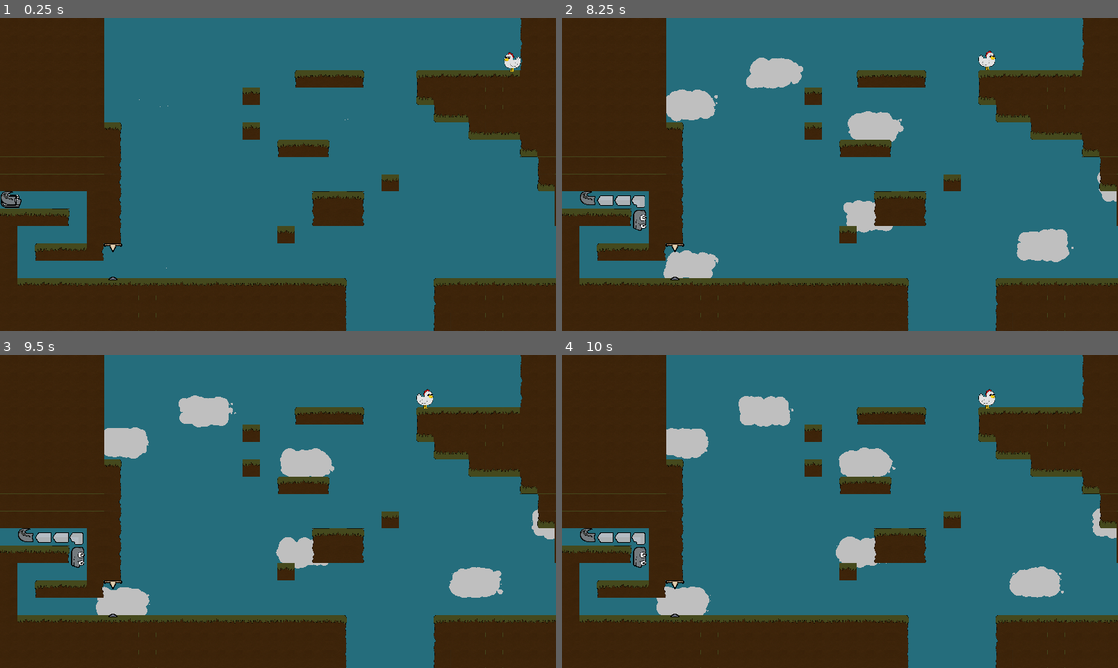
Above: before the commit, frames 1-4 (two rows, left to right).
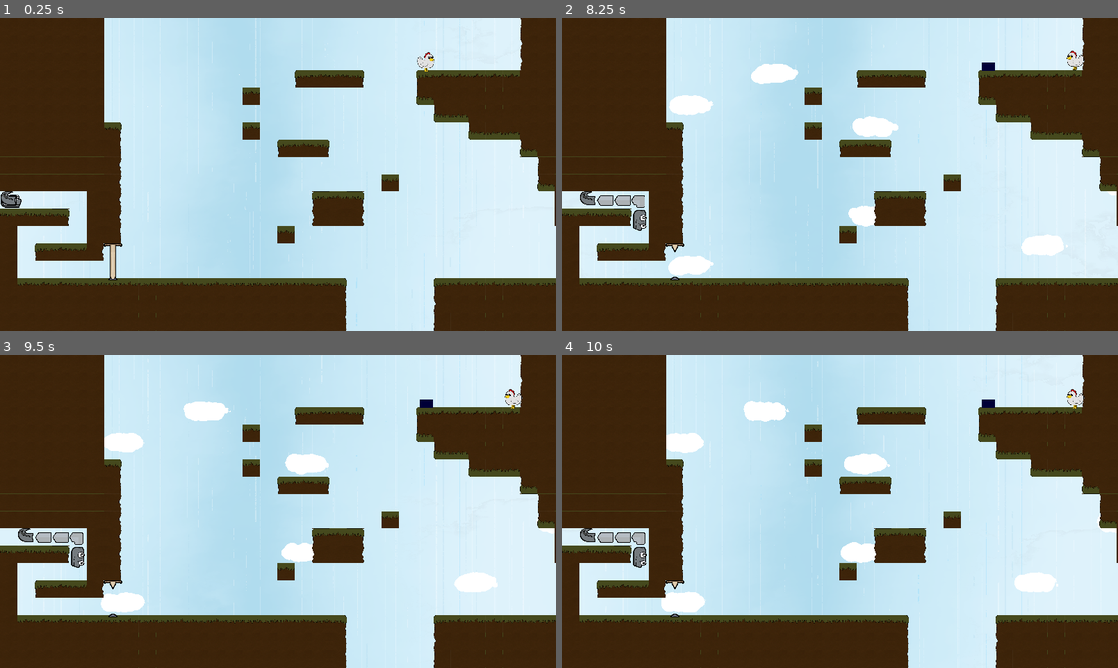
Above: after the commit, the same moments.

Repository: Someoneyeeting/GMTK
Game: Godot game, scene res://levels/test.tscn
Two runs of this game, one before a commit and one after it. Both use one fixed random seed, a clock stepped at 60 frames per second and the inputs below.
Inputs (mouse positions are in pixels of both pictures, inside the frame that each line leads up to):
- Up to frame 1 (0.25 s): no input
- Up to frame 2 (8.25 s): tap Enter at 0.5 s; move the mouse to (962, 158) at 0.52 s; hold D (right) 0.53-1.28 s; move the mouse to (728, 190) at 1.27 s; hold S (down) 1.28-2.03 s; move the mouse to (895, 105) at 2.02 s; hold D (right) 2.03-2.78 s; move the mouse to (812, 237) at 2.77 s; hold W (up) 2.78-3.53 s; move the mouse to (1006, 221) at 3.52 s; hold A (left) 3.53-5.03 s; move the mouse to (673, 127) at 4.27 s; move the mouse to (867, 174) at 5.02 s; hold S (down) 5.03-5.78 s; move the mouse to (756, 96) at 5.77 s; hold D (right) 5.78-6.53 s; move the mouse to (962, 158) at 6.52 s; hold W (up) 6.53-7.28 s; move the mouse to (728, 190) at 7.27 s; hold D (right) 7.28-8.03 s; move the mouse to (895, 105) at 8.02 s; hold S (down) from 8.03 s (still down)
- Up to frame 3 (9.5 s): move the mouse to (250, 574) at 8.77 s; release S (down) at 8.78 s; hold A (left) from 8.78 s (still down)
- Up to frame 4 (10 s): move the mouse to (1006, 558) at 9.52 s; release A (left) at 9.53 s; hold W (up) from 9.53 s (still down)

The runs differ from the first frame. In frame 1, 62% of the frame differs, in the area x 0-100%, y 0-100%; in frame 2, 62%; in frame 3, 62%; in frame 4, 62%.

Commit message:
aaaaaaaaaaaaaaaaaaaa

Diff:
--- /dev/null
+++ b/anotherwater.tres
@@ -0,0 +1,43 @@
+[gd_resource type="ShaderMaterial" load_steps=4 format=3 uid="uid://cwe8lvbbfyo63"]
+
+[sub_resource type="Shader" id="Shader_bqs68"]
+code = "shader_type canvas_item;
+
+
+uniform sampler2D noise : repeat_enable;
+
+void vertex() {
+	// Called for every vertex the material is visible on.
+}
+
+void fragment() {
+	float off = texture(noise,vec2(UV.x,UV.y - TIME / 5.0)).r;
+	off = texture(noise,vec2(UV.x + off * 5.0 * UV.y / 20.0,UV.y - TIME / 5.0)).r;
+	vec4 clr = texture(TEXTURE,UV + vec2(off / 10.0,-TIME));
+
+	if(off + 1.0 >= 1.45)
+		clr.rgb = (clr.rgb / length(clr.rgb)) * min(off + 1.0,length(clr.rgb));
+	COLOR = clr;
+}
+
+//void light() {
+	// Called for every pixel for every light affecting the CanvasItem.
+	// Uncomment to replace the default light processing function with this one.
+//}
+"
+
+[sub_resource type="FastNoiseLite" id="FastNoiseLite_eq1ld"]
+seed = 60
+frequency = 0.002
+fractal_octaves = 4
+fractal_lacunarity = 2.94
+fractal_gain = -0.555
+domain_warp_enabled = true
+
+[sub_resource type="NoiseTexture2D" id="NoiseTexture2D_q02iq"]
+seamless = true
+noise = SubResource("FastNoiseLite_eq1ld")
+
+[resource]
+shader = SubResource("Shader_bqs68")
+shader_parameter/noise = SubResource("NoiseTexture2D_q02iq")
--- /dev/null
+++ b/background.tscn
@@ -0,0 +1,23 @@
+[gd_scene load_steps=5 format=3 uid="uid://0eob1v8xpjxi"]
+
+[ext_resource type="Texture2D" uid="uid://cbgyqbur4dy43" path="res://assets/background/waterfall.png" id="1_6xcf2"]
+[ext_resource type="Material" uid="uid://cwe8lvbbfyo63" path="res://anotherwater.tres" id="1_ecedw"]
+[ext_resource type="Texture2D" uid="uid://dikydln4yko3l" path="res://assets/background/Untitled388_20240818134220.png" id="2_2wkwq"]
+[ext_resource type="Material" uid="uid://d4c0npenrnhd5" path="res://water.tres" id="2_ny5c7"]
+
+[node name="background" type="Node2D"]
+scale = Vector2(2, 2)
+
+[node name="Waterfall" type="Sprite2D" parent="."]
+texture_repeat = 2
+material = ExtResource("1_ecedw")
+texture = ExtResource("1_6xcf2")
+centered = false
+
+[node name="Untitled38820240818134220" type="Sprite2D" parent="."]
+texture_repeat = 2
+material = ExtResource("2_ny5c7")
+texture = ExtResource("2_2wkwq")
+centered = false
+region_enabled = true
+region_rect = Rect2(0, -26.47, 640, 360)
--- a/body_animation.gd
+++ b/body_animation.gd
@@ -46,6 +46,7 @@
 	if(isdead):
 		for i in body:
 			i.isdead = true
+		return
 
 	for i in body.size():
 		body[i].id = i
--- a/body_seg.gd
+++ b/body_seg.gd
@@ -101,15 +101,3 @@
 
 func _on_move_timeout() -> void:
 	currentpos = movetarget
-
-
-func _on_area_2d_area_entered(area: Area2D) -> void:
-	return
-	if(area.is_in_group("cut")):
-		get_parent().get_parent().parent.cut(id)
-	if(area.is_in_group("expand")):
-		if(ishead):
-			get_parent().get_parent().parent.extend()
-			area.get_parent().queue_free()
-		else:
-			print("squish")
--- a/button.gd
+++ b/button.gd
@@ -1,10 +1,31 @@
 extends Node2D
 
 
+@export var target : Node2D
+var pressed = false
+
 func _on_area_2d_body_entered(body: Node2D) -> void:
 	if(body.is_in_group("press")):
-		press()
+		if(not pressed):
+			press()
+			pressed = true
+
+
+func _physics_process(delta: float) -> void:
+	var flag = false
+	for i in $Area2D.get_overlapping_bodies():
+		i = i as Node2D
+		if(i.is_in_group("press")):
+			flag = true
+			break
+	if(not flag):
+		if(pressed):
+			target.deactivate()
+		pressed = false
+
+	$ColorRect.visible = not pressed
+
 
 
 func press():
-	return
+	target.activate()
--- a/button.tscn
+++ b/button.tscn
@@ -17,6 +17,8 @@
 
 [node name="Area2D" type="Area2D" parent="."]
 position = Vector2(0, 9)
+collision_layer = 3
+collision_mask = 3
 
 [node name="CollisionShape2D" type="CollisionShape2D" parent="Area2D"]
 position = Vector2(0, 3.5)
--- a/chicken.gd
+++ b/chicken.gd
@@ -48,8 +48,6 @@
 		#movetarget = currentpos
 		#velocity.x = 0
 		#dir *= -1
-	if(is_on_ceiling()):
-		print("squish")
 
 
 	yoff = lerp(yoff,abs(sin(Manger.timer.time_left / Manger.timer.wait_time * PI * 1)) * -10.0,0.4)
@@ -78,7 +76,7 @@
 		pass
 
 func _on_eaten_area_entered(area: Area2D) -> void:
-	if(area.is_in_group("tail")):
+	if(area.is_in_group("squish")):
 		if(area.get_parent().ishead):
 			area.get_parent().extend.emit()
 		var part = PART.instantiate()
--- a/chicken.tscn
+++ b/chicken.tscn
@@ -88,7 +88,7 @@
 "RESET": SubResource("Animation_200jg")
 }
 
-[node name="Chicken" type="CharacterBody2D" groups=["attention"]]
+[node name="Chicken" type="CharacterBody2D" groups=["attention", "expand", "press"]]
 scale = Vector2(0.8, 0.8)
 collision_layer = 2
 collision_mask = 3
--- a/clouds.tscn
+++ b/clouds.tscn
@@ -23,12 +23,12 @@
 scale_min = 0.0
 scale_max = 0.2
 scale_curve = SubResource("CurveTexture_2xi6o")
-color = Color(0.75118, 0.75118, 0.75118, 1)
 
 [node name="Node2D" type="Node2D"]
 
 [node name="parts" type="GPUParticles2D" parent="."]
 position = Vector2(4, -1)
+scale = Vector2(0.692897, 0.289263)
 amount = 808
 process_material = SubResource("ParticleProcessMaterial_dyixw")
 texture = ExtResource("1_kduui")
--- a/gate.gd
+++ b/gate.gd
@@ -2,4 +2,8 @@
 
 
 func activate():
-	$AnimationPlayer.play()
+	$AnimationPlayer.play("close")
+
+
+func deactivate():
+	$AnimationPlayer.play_backwards("close")
--- a/gate.tscn
+++ b/gate.tscn
@@ -6,6 +6,7 @@
 
 [sub_resource type="Animation" id="Animation_le654"]
 resource_name = "close"
+length = 0.254
 tracks/0/type = "value"
 tracks/0/imported = false
 tracks/0/enabled = true
@@ -13,7 +14,7 @@
 tracks/0/interp = 2
 tracks/0/loop_wrap = true
 tracks/0/keys = {
-"times": PackedFloat32Array(0, 0.1),
+"times": PackedFloat32Array(0, 0.0653606),
 "transitions": PackedFloat32Array(4.43828, 1),
 "update": 0,
 "values": [Rect2(80, 144.95, 40, 141.12), Rect2(80, 20, 40, 141.12)]
@@ -25,10 +26,22 @@
 tracks/1/interp = 1
 tracks/1/loop_wrap = true
 tracks/1/keys = {
-"times": PackedFloat32Array(0.0753916),
-"transitions": PackedFloat32Array(1),
+"times": PackedFloat32Array(0, 0.0713164),
+"transitions": PackedFloat32Array(1, 1),
 "update": 1,
-"values": [false]
+"values": [true, false]
+}
+tracks/2/type = "value"
+tracks/2/imported = false
+tracks/2/enabled = true
+tracks/2/path = NodePath("StaticBody2D/CollisionShape2D:disabled")
+tracks/2/interp = 1
+tracks/2/loop_wrap = true
+tracks/2/keys = {
+"times": PackedFloat32Array(0, 0.0957677),
+"transitions": PackedFloat32Array(1, 1),
+"update": 1,
+"values": [true, false]
 }
 
 [sub_resource type="Animation" id="Animation_sradm"]
@@ -67,6 +80,9 @@
 [sub_resource type="RectangleShape2D" id="RectangleShape2D_gu1mt"]
 size = Vector2(16, 20)
 
+[sub_resource type="RectangleShape2D" id="RectangleShape2D_cad51"]
+size = Vector2(18, 70)
+
 [node name="gate" type="Node2D"]
 script = ExtResource("1_fvxuu")
 
@@ -76,6 +92,7 @@
 texture = ExtResource("1_w4m5v")
 
 [node name="Gate" type="Sprite2D" parent="."]
+texture_repeat = 1
 position = Vector2(0, 3)
 scale = Vector2(0.519696, 0.519696)
 texture = ExtResource("2_whgg4")
@@ -87,9 +104,16 @@
 "": SubResource("AnimationLibrary_yisqr")
 }
 
-[node name="cut" type="Area2D" parent="."]
+[node name="cut" type="Area2D" parent="." groups=["cut"]]
 
 [node name="CollisionShape2D" type="CollisionShape2D" parent="cut"]
 position = Vector2(0, 25)
 shape = SubResource("RectangleShape2D_gu1mt")
 disabled = true
+
+[node name="StaticBody2D" type="StaticBody2D" parent="."]
+
+[node name="CollisionShape2D" type="CollisionShape2D" parent="StaticBody2D" groups=["cut"]]
+position = Vector2(0, 2)
+shape = SubResource("RectangleShape2D_cad51")
+disabled = true
--- a/head.gd
+++ b/head.gd
@@ -53,10 +53,10 @@
 		return
 	length = ind
 	if(delseg):
-		cols[ind].queue_free()
+		cols[ind].queue_free.call_deferred()
 		$BodyAnimation.body[ind].queue_free.call_deferred()
 	var body = BODY.instantiate()
-	for i in range(ind + int(delseg),cols.size()):
+	for i in range(ind + (1 if delseg else 0),cols.size()):
 		cols[i].reparent.call_deferred(body)
 		$BodyAnimation.body[i].snapobj = cols[i]
 		body.get_node("body").add_body(cols[i].position,$BodyAnimation.body[i])
--- a/head.tscn
+++ b/head.tscn
@@ -4,7 +4,7 @@
 [ext_resource type="PackedScene" uid="uid://dkydwjjfqggw2" path="res://tail.tscn" id="2_2qmoa"]
 [ext_resource type="PackedScene" uid="uid://ds17nl3p5my8v" path="res://body_animation.tscn" id="2_in4nm"]
 
-[node name="head" type="CharacterBody2D" groups=["squish"]]
+[node name="head" type="CharacterBody2D" groups=["press", "squish"]]
 collision_layer = 3
 script = ExtResource("1_qru2w")
 length = 15
--- a/levels/test.tscn
+++ b/levels/test.tscn
@@ -6,6 +6,28 @@
 [ext_resource type="PackedScene" uid="uid://c74k00wdcpco0" path="res://chicken.tscn" id="4_1tslf"]
 [ext_resource type="PackedScene" uid="uid://dp0l7ck638dt8" path="res://gate.tscn" id="4_mr3nd"]
 [ext_resource type="PackedScene" uid="uid://dlee7qqkhtk3v" path="res://clouds.tscn" id="5_7fav6"]
+[ext_resource type="PackedScene" uid="uid://ces54b8befns" path="res://button.tscn" id="5_qcqcb"]
+[ext_resource type="PackedScene" uid="uid://0eob1v8xpjxi" path="res://background.tscn" id="8_xdp5w"]
+
+[sub_resource type="Shader" id="Shader_63u86"]
+code = "shader_type canvas_item;
+
+void vertex() {
+	// Called for every vertex the material is visible on.
+}
+
+void fragment() {
+	COLOR.rgb *= 1.0;
+}
+
+//void light() {
+	// Called for every pixel for every light affecting the CanvasItem.
+	// Uncomment to replace the default light processing function with this one.
+//}
+"
+
+[sub_resource type="ShaderMaterial" id="ShaderMaterial_pf5tg"]
+shader = SubResource("Shader_63u86")
 
 [sub_resource type="RectangleShape2D" id="RectangleShape2D_6krh5"]
 
@@ -43,19 +65,27 @@
 [node name="Node2D" type="Node2D"]
 
 [node name="Node2D" type="Node2D" parent="."]
+material = SubResource("ShaderMaterial_pf5tg")
 
 [node name="ground" parent="Node2D" instance=ExtResource("1_2m8yi")]
+use_parent_material = true
 tile_map_data = PackedByteArray("AAAAAA0ABgAAAAAAAAACAA0ABgADAAEAAAAEAA0ABgACAAAAAAAQAAwABgADAAAAAAADAA0ABgAAAAEAAAAFAA …(6736 unchanged characters)…
 
 [node name="scenes" parent="Node2D" instance=ExtResource("2_qv2r3")]
-tile_map_data = PackedByteArray("AAAYAAIAAAAAAAAABAA=")
+use_parent_material = true
 
 [node name="Chicken" parent="Node2D" instance=ExtResource("4_1tslf")]
-position = Vector2(1179, 100)
+use_parent_material = true
+position = Vector2(981, 100)
+dir = -1
 
 [node name="gate" parent="Node2D" instance=ExtResource("4_mr3nd")]
 position = Vector2(260, 558)
 scale = Vector2(1, 1.065)
+
+[node name="button" parent="Node2D" node_paths=PackedStringArray("target") instance=ExtResource("5_qcqcb")]
+position = Vector2(982, 100)
+target = NodePath("../gate")
 
 [node name="head" parent="." instance=ExtResource("3_3i20d")]
 position = Vector2(20, 420)
@@ -74,6 +104,7 @@
 shape = SubResource("RectangleShape2D_6krh5")
 
 [node name="cloudspawn" type="Node2D" parent="."]
+z_index = -3
 script = SubResource("GDScript_eei3c")
 
 [node name="Timer" type="Timer" parent="cloudspawn"]
@@ -110,4 +141,15 @@
 z_index = -115
 position = Vector2(542, 130)
 
+[node name="background" parent="." instance=ExtResource("8_xdp5w")]
+z_index = -1005
+
+[node name="ColorRect" type="ColorRect" parent="."]
+z_index = -1
+offset_left = -28.0
+offset_top = -52.0
+offset_right = 1310.0
+offset_bottom = 770.0
+color = Color(1, 1, 1, 0.435294)
+
 [connection signal="timeout" from="cloudspawn/Timer" to="cloudspawn" method="_on_timer_timeout"]
--- a/project.godot
+++ b/project.godot
@@ -32,6 +32,7 @@
 wall=""
 squish=""
 press=""
+cut=""
 
 [input]
 
--- a/tail.gd
+++ b/tail.gd
@@ -21,3 +21,14 @@
 			if(i.is_in_group("attention")):
 				get_parent().target = i.global_position
 				break
+
+
+func _on_area_2d_area_entered(area: Area2D) -> void:
+	if(area.is_in_group("cut")):
+		cut.emit(ind)
+	return
+	if(area.is_in_group("expand")):
+		if(ishead):
+			extend.emit()
+		else:
+			print("squish")
--- a/tail.tscn
+++ b/tail.tscn
@@ -12,7 +12,7 @@
 size = Vector2(50, 50)
 
 [sub_resource type="RectangleShape2D" id="RectangleShape2D_4ff5t"]
-size = Vector2(24, 22)
+size = Vector2(40, 42)
 
 [node name="tail" type="CollisionShape2D" groups=["tail"]]
 shape = SubResource("RectangleShape2D_8d52h")
@@ -26,26 +26,29 @@
 offset_right = 20.0
 offset_bottom = 20.0
 
-[node name="attention" type="Area2D" parent="." groups=["squish"]]
+[node name="attention" type="Area2D" parent="."]
 visible = false
 collision_mask = 3
 
 [node name="CollisionShape2D" type="CollisionShape2D" parent="attention"]
 shape = SubResource("RectangleShape2D_oaae4")
 
-[node name="chicken" type="Area2D" parent="." groups=["wall"]]
+[node name="chicken" type="Area2D" parent="." groups=["tail", "wall"]]
 collision_layer = 3
 collision_mask = 3
 
-[node name="CollisionShape2D" type="CollisionShape2D" parent="chicken"]
+[node name="CollisionShape2D" type="CollisionShape2D" parent="chicken" groups=["press"]]
 position = Vector2(0, 0.5)
 shape = SubResource("RectangleShape2D_b7awa")
+disabled = true
 
 [node name="Area2D" type="Area2D" parent="." groups=["squish", "tail"]]
+collision_layer = 3
+collision_mask = 3
 
 [node name="CollisionShape2D" type="CollisionShape2D" parent="Area2D"]
-scale = Vector2(1, 1)
 shape = SubResource("RectangleShape2D_4ff5t")
 
 [connection signal="area_entered" from="attention" to="." method="_on_attention_area_entered"]
 [connection signal="body_entered" from="attention" to="." method="_on_attention_body_entered"]
+[connection signal="area_entered" from="Area2D" to="." method="_on_area_2d_area_entered"]
--- /dev/null
+++ b/water.tres
@@ -0,0 +1,40 @@
+[gd_resource type="ShaderMaterial" load_steps=4 format=3 uid="uid://d4c0npenrnhd5"]
+
+[sub_resource type="Shader" id="Shader_fuulv"]
+code = "shader_type canvas_item;
+
+
+uniform sampler2D noise : repeat_enable;
+
+void vertex() {
+	// Called for every vertex the material is visible on.
+}
+
+void fragment() {
+	float off = texture(noise,vec2(UV.x,UV.y + TIME / 30.0)).r;
+	vec4 clr = texture(TEXTURE,UV + vec2(0.0,-TIME * 0.8 + off));
+	clr.a *= 0.3;
+	COLOR = clr;
+}
+
+//void light() {
+	// Called for every pixel for every light affecting the CanvasItem.
+	// Uncomment to replace the default light processing function with this one.
+//}
+"
+
+[sub_resource type="FastNoiseLite" id="FastNoiseLite_eq1ld"]
+seed = 60
+frequency = 0.002
+fractal_octaves = 4
+fractal_lacunarity = 2.94
+fractal_gain = -0.555
+domain_warp_enabled = true
+
+[sub_resource type="NoiseTexture2D" id="NoiseTexture2D_q02iq"]
+seamless = true
+noise = SubResource("FastNoiseLite_eq1ld")
+
+[resource]
+shader = SubResource("Shader_fuulv")
+shader_parameter/noise = SubResource("NoiseTexture2D_q02iq")
Binary file added: assets/background/Untitled388_20240818134216.png
Not shown, added: assets/background/Untitled388_20240818134216.png.import
Binary file added: assets/background/Untitled388_20240818134220.png
Not shown, added: assets/background/Untitled388_20240818134220.png.import
Binary file added: assets/background/waterfall.png
Not shown, added: assets/background/waterfall.png.import
Not shown: 1 places in gate.tscn that only renumber resources
Not shown: 1 places in levels/test.tscn that only renumber resources
